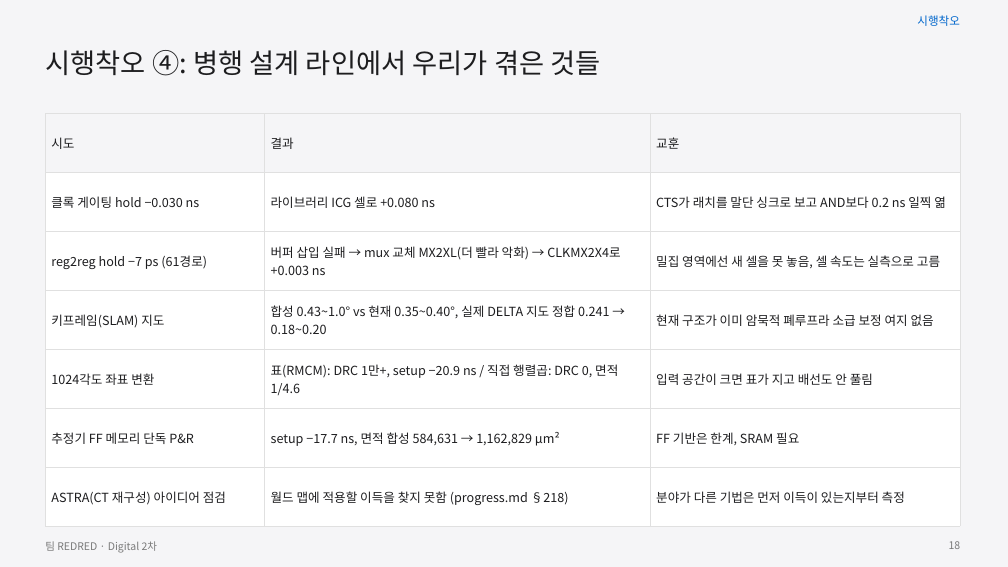
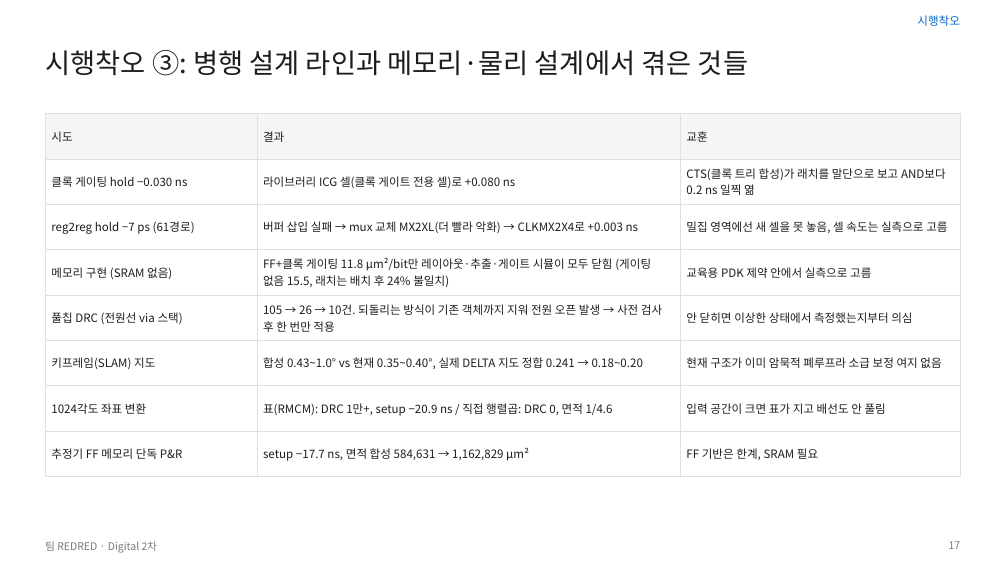
Before and after one commit to GangHeeJo/AI-SEMI, a slide deck: slide 17 of submission/REDRED_2차_발표자료_칩S.pptx (slide 18 before the commit). Drawn at 1008x567 pixels with LibreOffice and Linux fonts; fonts in the diff are those of the drawing. Boxes give left, top, right and bottom in pixels: in the first picture for what was removed or moved away, otherwise in the second. Text is boxed around its words. In the diff, an @@ line names an element or a change of style, - is before the commit and + after.

```diff
--- a/submission/REDRED_2차_발표자료_칩S.pptx
+++ b/submission/REDRED_2차_발표자료_칩S.pptx
@@ background #F5F5F7 to #FFFFFF @@
@@ text at [45,50,748,76]: text changed @@
-시행착오 ④: 병행 설계 라인에서 우리가 겪은 것들
+시행착오 ③: 병행 설계 라인과 메모리·물리 설계에서 겪은 것들
@@ table at [45,113,960,465] @@
-row 2, column 2: 라이브러리 ICG 셀로 +0.080 ns
+row 2, column 2: 라이브러리 ICG 셀(클록 게이트 전용 셀)로 +0.080 ns
-row 2, column 3: CTS가 래치를 말단 싱크로 보고 AND보다 0.2 ns 일찍 엶
+row 2, column 3: CTS(클록 트리 합성)가 래치를 말단으로 보고 AND보다 0.2 ns 일찍 엶
+row 4: 메모리 구현 (SRAM 없음) | FF+클록 게이팅 11.8 µm²/bit만 레이아웃·추출·게이트 시뮬이 모두 닫힘 (게이팅 없음 15.5, 래치는 배치 후 24% 불일치) | 교육용 PDK 제약 안에서 실측으로 고름
+row 5: 풀칩 DRC (전원선 via 스택) | 105 → 26 → 10건. 되돌리는 방식이 기존 객체까지 지워 전원 오픈 발생 → 사전 검사 후 한 번만 적용 | 안 닫히면 이상한 상태에서 측정했는지부터 의심
-row 7: ASTRA(CT 재구성) 아이디어 점검 | 월드 맵에 적용할 이득을 찾지 못함 (progress.md §218) | 분야가 다른 기법은 먼저 이득이 있는지부터 측정
@@ page number at [949,541,961,549]: text changed @@
-18
+17
```
Also in this commit, not shown: 11 other slides changed, 1 slide added, 1 slide removed, 4 other files.
